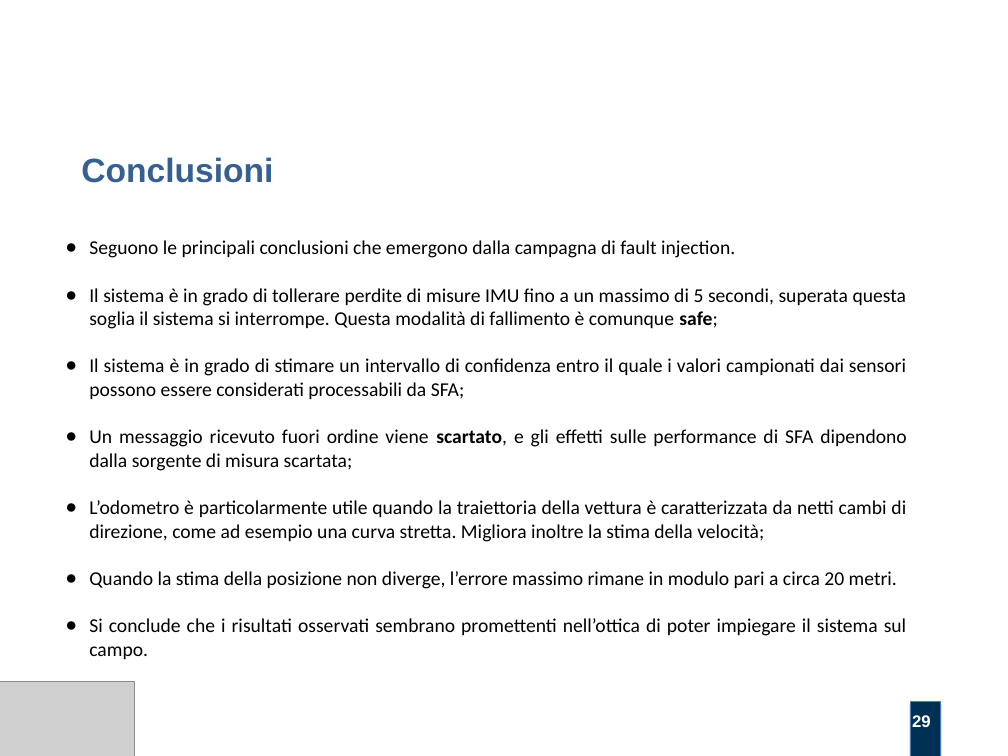
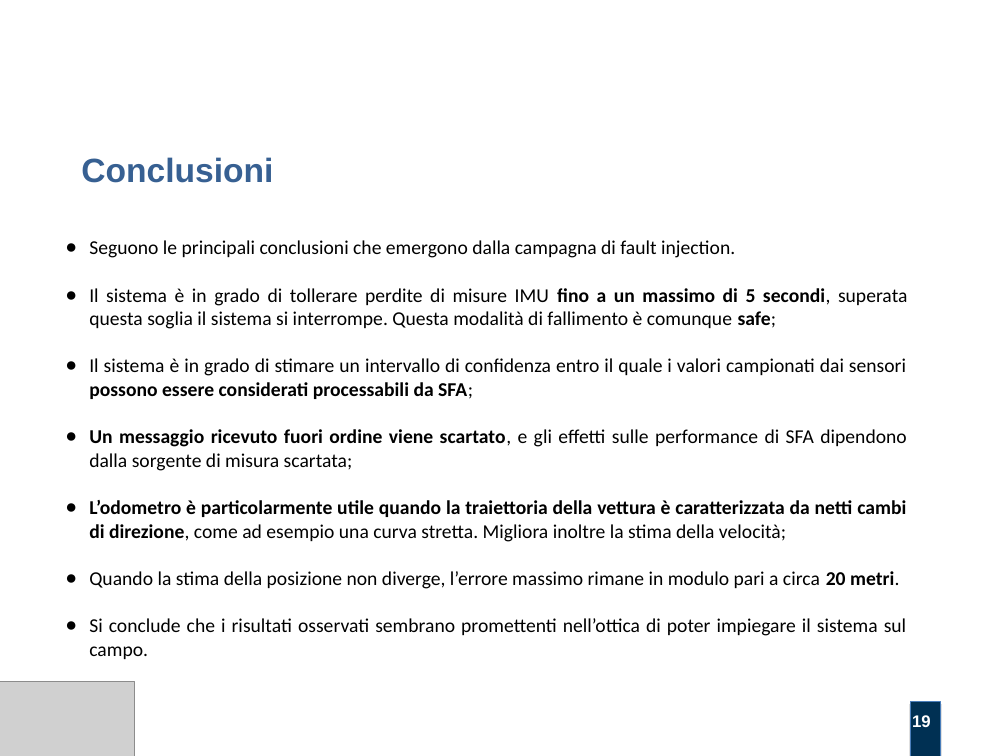
Before and after one commit to alexfoglia1/thesis, a slide deck: slide 19 of Slides/slides.odp (slide 29 before the commit). Drawn at 1008x756 pixels with LibreOffice and Linux fonts; fonts in the diff are those of the drawing; grey boxes stand for pictures; background and template pictures are left out. Boxes give left, top, right and bottom in pixels: in the first picture for what was removed or moved away, otherwise in the second. Text is boxed around its words. In the diff, an @@ line names an element or a change of style, - is before the commit and + after.

```diff
--- a/Slides/slides.odp
+++ b/Slides/slides.odp
@@ text at (x1=89, y1=288, x2=907, y2=589): bold on in "fino a un massimo di 5 secondi,", "possono essere considerati processabili da SFA;", "Un messaggio ricevuto fuori ordine viene", "L’odometro è particolarmente utile quando la traiettoria ..." and 1 more places @@
@@ page number at (x1=912, y1=715, x2=931, y2=727): text changed @@
-29
+19
```
Also in this commit, not shown: 7 other slides changed, 10 slides removed, 2 other files.
